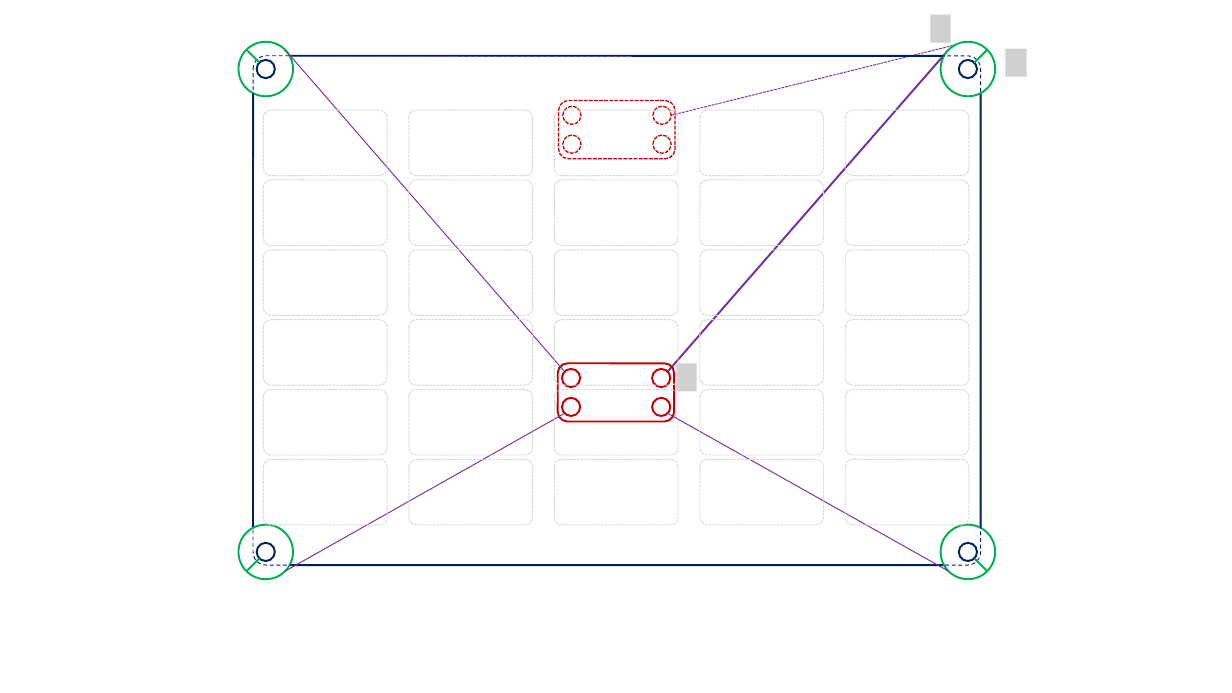
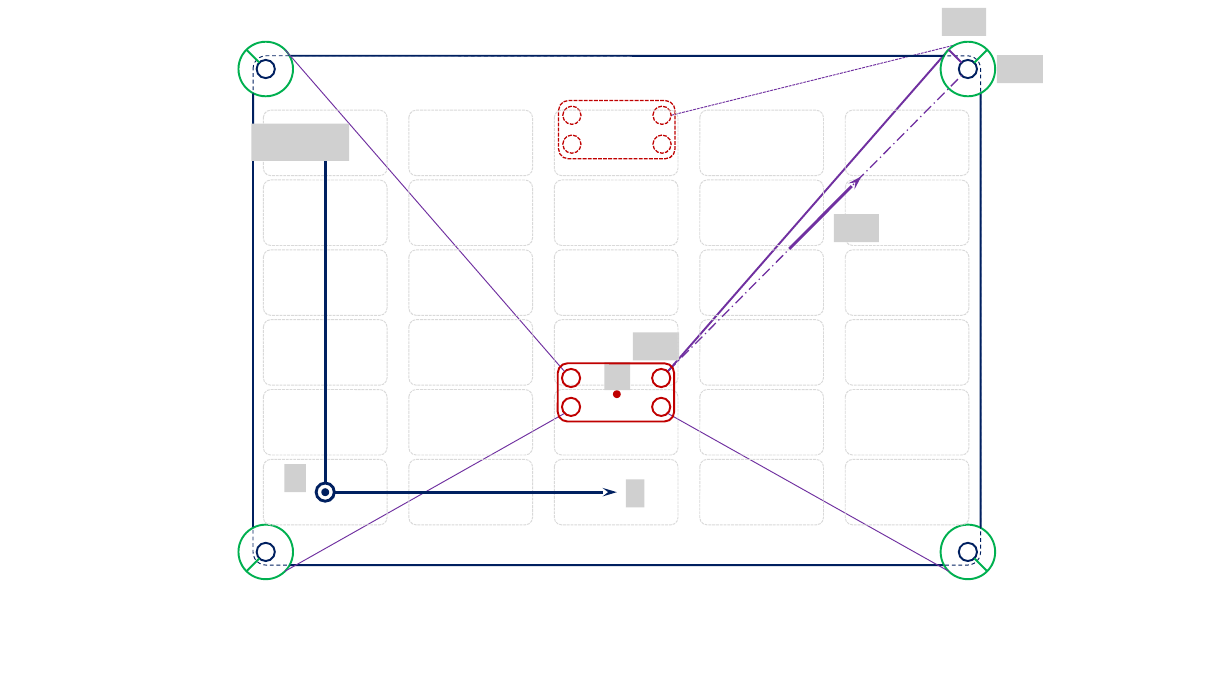
Before and after one commit to xpessoles/TP_Documents_PSI, a slide deck: slide 5 of 16_RC4/Figures/Figures.pptx. Drawn at 1232x693 pixels with LibreOffice and Linux fonts; fonts in the diff are those of the drawing; grey boxes stand for pictures. Boxes give left, top, right and bottom in pixels: in the first picture for what was removed or moved away, otherwise in the second. Text is boxed around its words. In the diff, an @@ line names an element or a change of style, - is before the commit and + after.

```diff
--- a/16_RC4/Figures/Figures.pptx
+++ b/16_RC4/Figures/Figures.pptx
@@ picture removed at <box>931,15,951,43</box> @@
@@ picture added at <box>943,8,987,36</box> @@
@@ line added from (962, 63) to (949, 50), #7030A0 1.5 pt @@
@@ picture: place and size @@
-picture at <box>1006,49,1027,77</box>
+picture at <box>997,55,1043,83</box>
@@ line added from (655, 384) to (964, 73), #7030A0 1 pt dashed @@
@@ picture added at <box>251,124,349,161</box> @@
@@ arrow added from (325, 493) to (325, 135), #002060 2.25 pt @@
@@ arrow added from (789, 249) to (861, 177), #7030A0 2.25 pt @@
@@ picture added at <box>834,214,879,242</box> @@
@@ picture added at <box>633,333,679,360</box> @@
@@ picture added at <box>604,362,630,390</box> @@
@@ picture removed at <box>677,363,697,391</box> @@
@@ ellipse added at <box>615,392,619,396</box>, fill #C00000, outline #C00000 2.25 pt @@
@@ picture added at <box>285,464,306,492</box> @@
@@ ellipse added at <box>316,483,335,502</box>, fill #FFFFFF, outline #002060 2.25 pt @@
@@ ellipse added at <box>323,490,327,494</box>, fill #002060, outline #002060 2.25 pt @@
@@ arrow added from (325, 493) to (617, 493), #002060 2.25 pt @@
@@ picture added at <box>626,480,644,507</box> @@
```
Also in this commit, not shown: 2 slides added.
